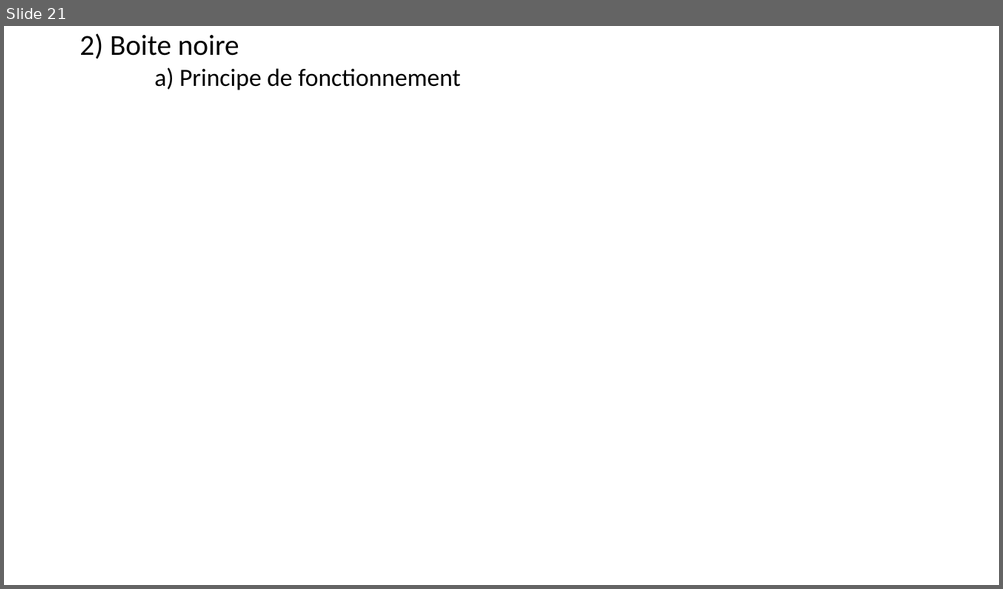
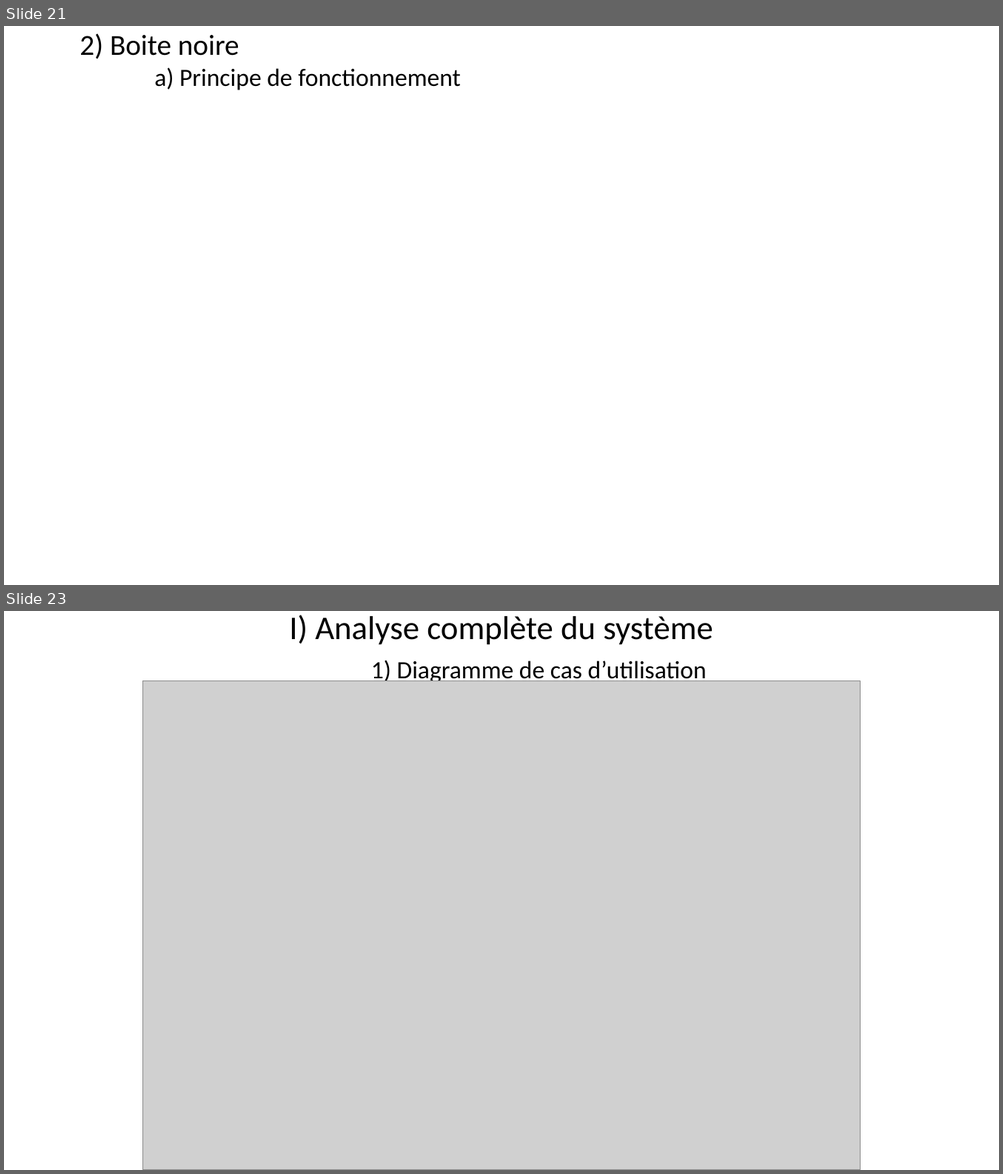
Before and after one commit to Maja2308/Projet_Cross, a slide deck: Diagrammes Communs/Presentation_Revue0.pptx. Shown one above the other, each under a label of ours: slide 21 before the commit, slides 21 and 23 after it; the slides between them are not shown. The pictures are 1003x589 and 1003x1174 pixels, drawn with LibreOffice and Linux fonts; fonts in the diff are those of the drawing; grey boxes stand for pictures. Boxes give left, top, right and bottom in pixels: in the first picture for what was removed or moved away, otherwise in the second. Text is boxed around its words. In the diff, an @@ line names an element or a change of style, - is before the commit and + after.

Commit message:
diagrammes et diapo

```diff
--- a/Diagrammes Communs/Presentation_Revue0.pptx
+++ b/Diagrammes Communs/Presentation_Revue0.pptx
@@ slide 23 added at [4, 611, 999, 1170], background #FFFFFF @@
@@ title added at [289, 615, 713, 684], 24 pt, text #000000 @@
+I) Analyse complète du système
+1) Diagramme de cas d’utilisation
@@ picture added at [143, 681, 860, 1170] @@
```
Also in this commit, not shown: 2 slides changed, 5 other slides added, 1 slide removed, 3 other files.
